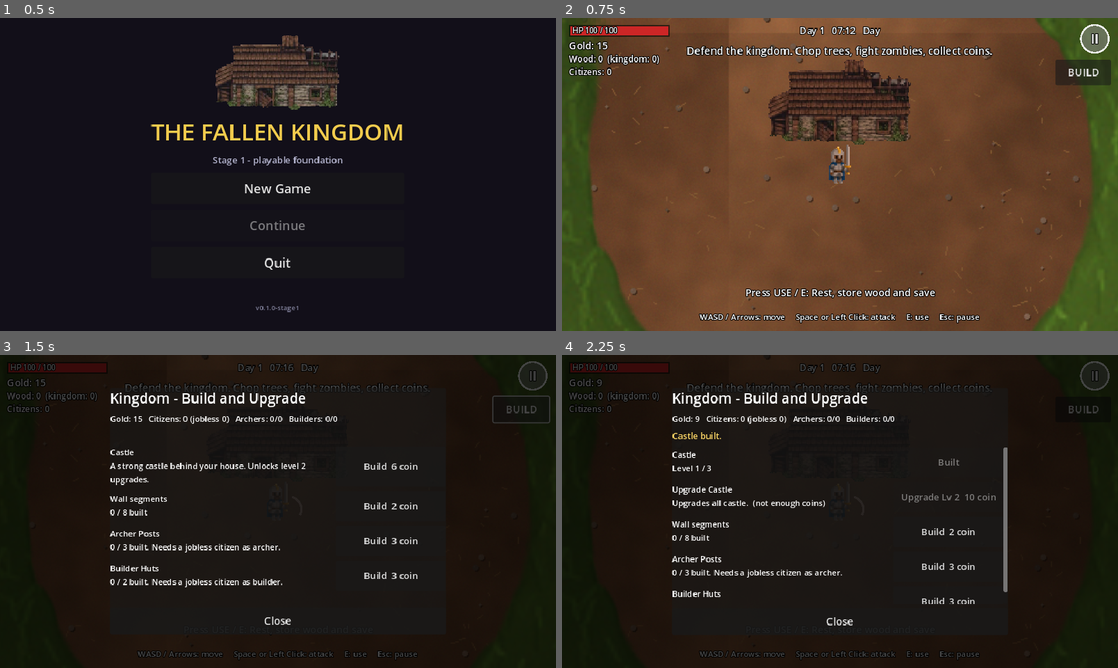
Above: before the commit, frames 1-4 (two rows, left to right).
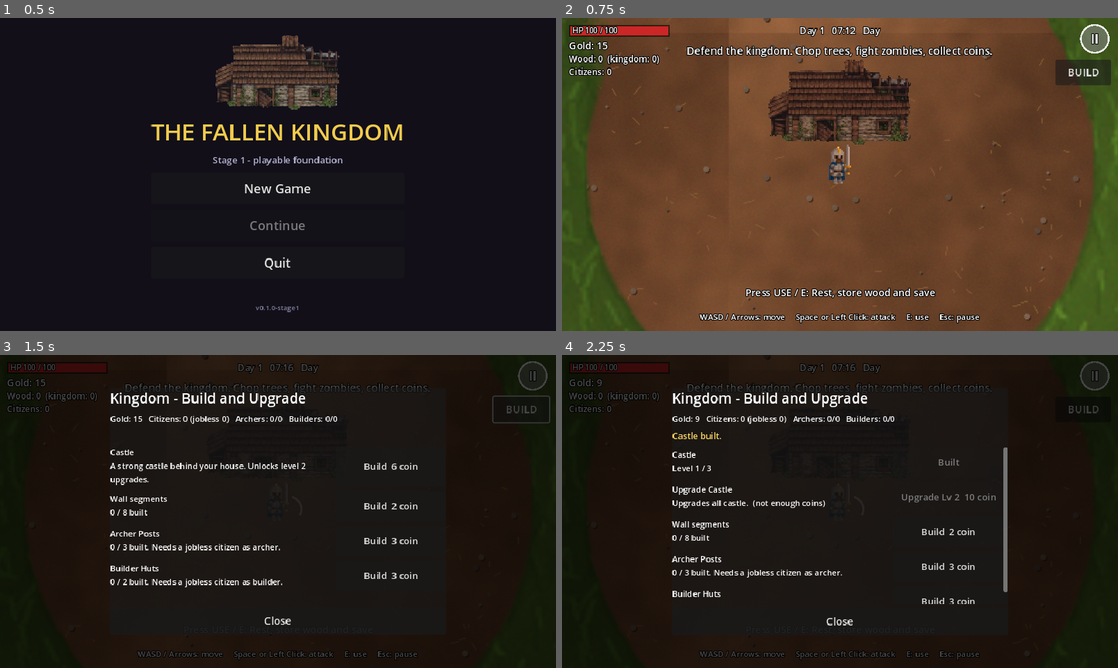
Above: after the commit, the same moments.

Repository: afie-boop/The-Fallen-Kingdom
Game: Godot game, scene res://scenes/main_menu.tscn
The game is run twice, just before and just after one commit, with the same random seed, the same clock (stepped at 60 frames per second) and the same inputs.
Inputs:
- Up to frame 1 (0.5 s): no input
- Up to frame 2 (0.75 s): click "New Game" at 0.5 s
- Up to frame 3 (1.5 s): click "BUILD" at 1.25 s
- Up to frame 4 (2.25 s): click "Build 6 coin" at 2 s

Frame 1 is identical in both runs. In frame 2, 0.4% of the frame differs, in the area x 4-96%, y 0-98%; in frame 3, less than 0.1%; in frame 4, less than 0.1%.

Commit message:
Expand world map to 4800x4800

Diff:
--- a/extracted/The-Fallen-Kingdom/scripts/island_map.gd
+++ b/extracted/The-Fallen-Kingdom/scripts/island_map.gd
@@ -4,10 +4,10 @@
 ## coastline, so only the seed has to be saved (or synced in multiplayer).
 ## Field value v: > 0 land, 0..0.1 beach, > 0.1 grass, < 0 sea.
 
-const RES: int = 192
+const RES: int = 384
 const BEACH_END: float = 0.1
 
-var world_size: Vector2 = Vector2(2400, 2400)
+var world_size: Vector2 = Vector2(4800, 4800)
 var texture: ImageTexture
 var center_pos: Vector2 = Vector2.ZERO
 var far_inland_pos: Vector2 = Vector2.ZERO  ## good spot for the Zombie Castle
